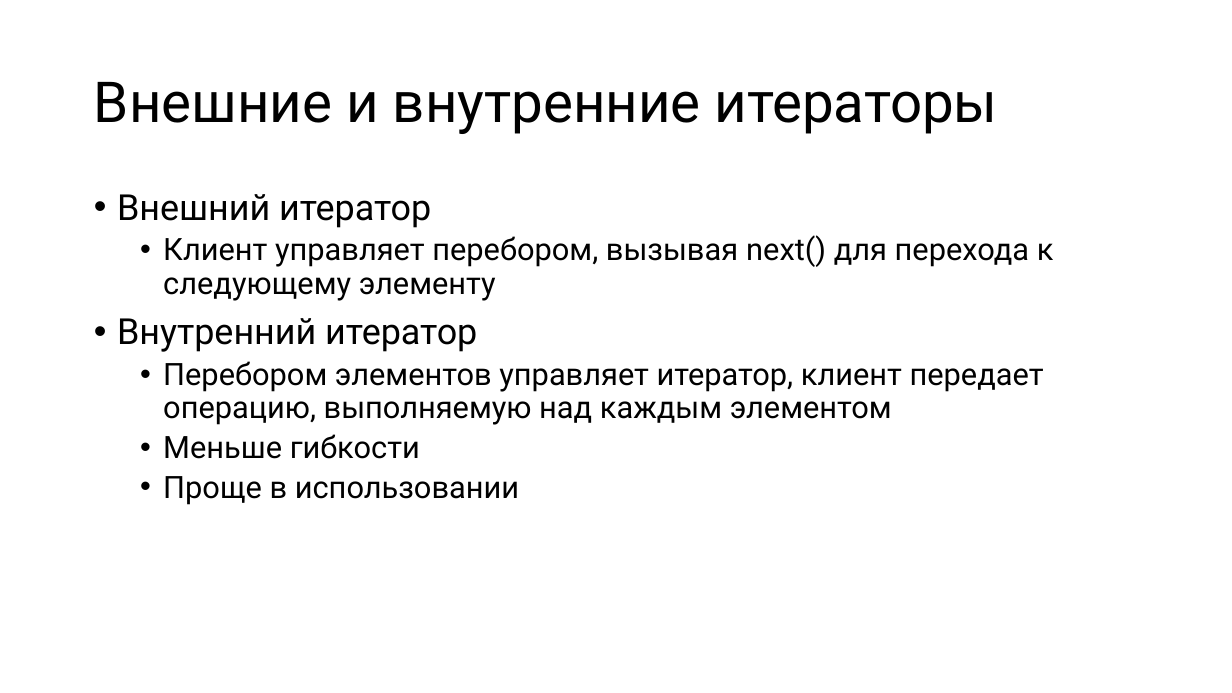
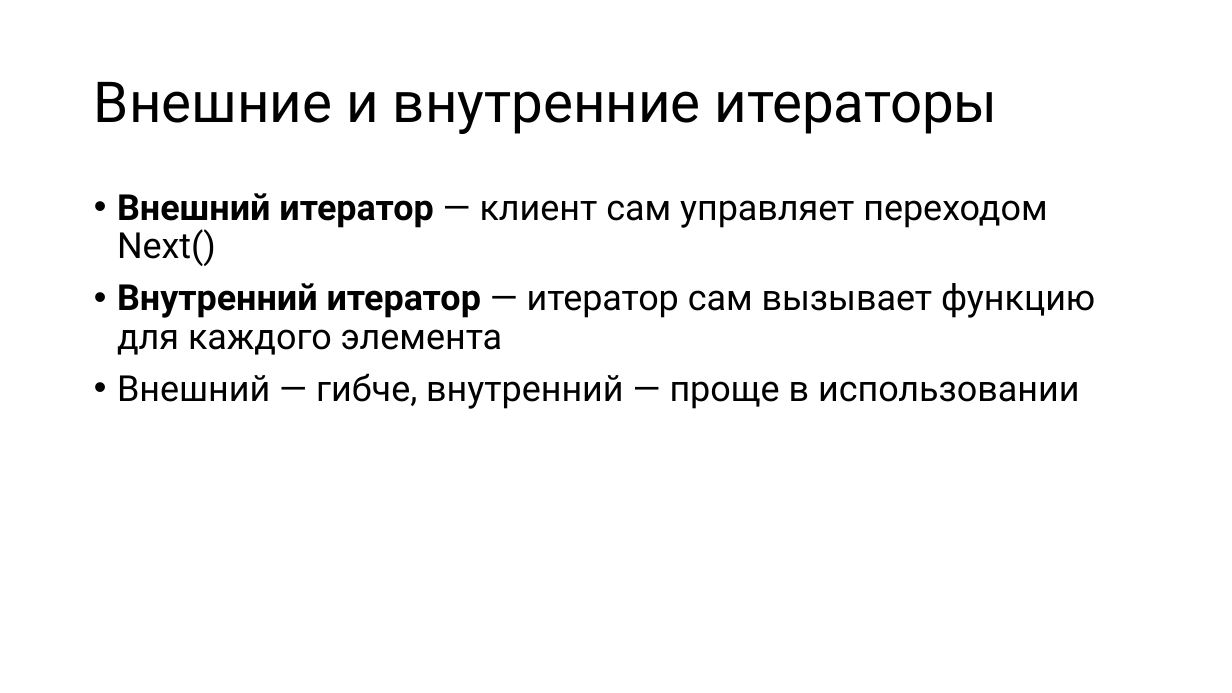
Before and after one commit to alexey-malov/ood, a slide deck: slide 22 of lectures/09.iterator/iterator.pptx (slide 23 before the commit). Drawn at 1232x693 pixels with LibreOffice and Linux fonts; fonts in the diff are those of the drawing. Boxes give left, top, right and bottom in pixels: in the first picture for what was removed or moved away, otherwise in the second. Text is boxed around its words. In the diff, an @@ line names an element or a change of style, - is before the commit and + after.

Commit message:
Обновил лекции по паттернам "Адаптер" и "Итератор"

```diff
--- a/lectures/09.iterator/iterator.pptx
+++ b/lectures/09.iterator/iterator.pptx
@@ text at [117,193,1095,409]: text changed; size 24 to 28 pt @@
-• Внешний итератор
-  • Клиент управляет перебором, вызывая next() для перехода к следующему элементу
-• Внутренний итератор
-  • Перебором элементов управляет итератор, клиент передает операцию, выполняемую над каждым элементом
-  • Меньше гибкости
-  • Проще в использовании
+• Внешний итератор — клиент сам управляет переходом Next()
+• Внутренний итератор — итератор сам вызывает функцию для каждого элемента
+• Внешний — гибче, внутренний — проще в использовании
```
Also in this commit, not shown: 6 other slides changed, 1 slide added, 2 slides removed.
